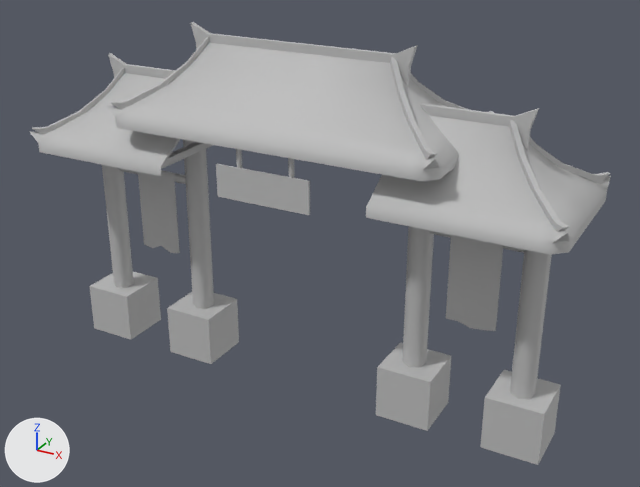
One commit to the COLLADA model art/meshes/structural/han_shrine.dae: the scene before it, then after it.
The view is the same before and after, from a 50 mm camera at (16.5, -28.5, 19.0) aimed at (0.8, 0.0, 4.8). Arrows for +X, +Y and +Z are at lower left; the lights stay in place. Where no turn or scale is listed for an object, it has been applied to the vertices. Vertices at the same position are counted once.

Script lines for the objects in view, before the commit:
```python
mat_chin_struct_png_001 = principled_material('chin_struct_png_001')
mat_chin_struct_png_001.base_color = (0.512, 0.512, 0.512)  # grey #bebebe
mat_chin_struct_png_001.roughness = 0.61
me_mesh = bpy.data.meshes.new('Mesh')
me_mesh.from_pydata(...)  # 894 vertices, 1304 faces; spans x -20.8..1.6, y -3.0..3.0, z -1.1..13.6
me_mesh.materials.append(mat_chin_struct_png_001)  # its picture is missing
ob_mesh = bpy.data.objects.new('Mesh', me_mesh)
ob_mesh.location = (9.5, 0.03, -0.56)
```
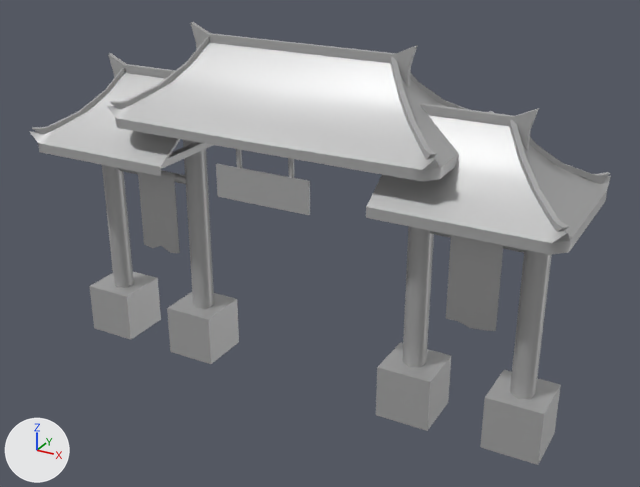
Boxes (x1, y1, x2, y2) around the edits, measured in the pictures (640 x 487 px; the box of a moved part takes in the faces that stretch with it):
'Mesh', surface changed (grey to white): (32, 22, 611, 465) in both
part 1 of me_mesh, moved or reshaped: (45, 73, 211, 176) in both
part 2 of me_mesh, moved or reshaped: (366, 115, 546, 216) in both

The change, as a diff of the scene's bpy script:
```diff
--- a/art/meshes/structural/han_shrine.dae.py
+++ b/art/meshes/structural/han_shrine.dae.py
@@ mat_chin_struct_png_001 @@
 mat_chin_struct_png_001.base_color = (0.512, 0.512, 0.512)  # grey #bebebe
-mat_chin_struct_png_001.roughness = 0.61
+mat_chin_struct_png_001.metallic = 0.5
@@ me_mesh @@
 me_mesh.from_pydata(...)  # 894 vertices, 1304 faces; spans x -20.8..1.6, y -3.0..3.0, z -1.1..13.6
 # used by ob_mesh; location = (9.5, 0.03, -0.56)
+# me_mesh part 1
+# 40 faces are deleted
+# 40 new faces join them
+# me_mesh part 2
+# 28 faces are deleted
+# 28 new faces join them
 me_mesh.materials.append(mat_chin_struct_png_001)
```
